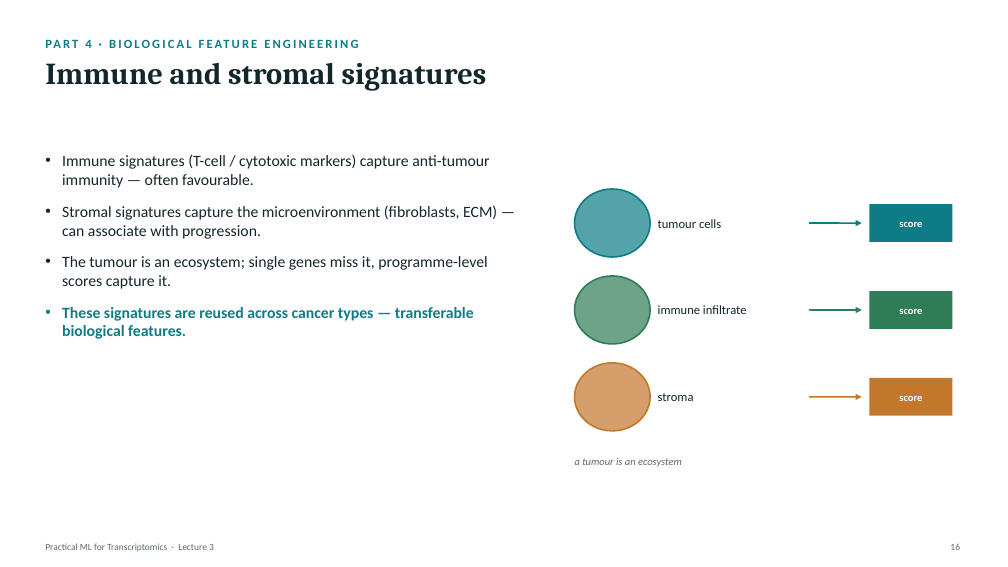
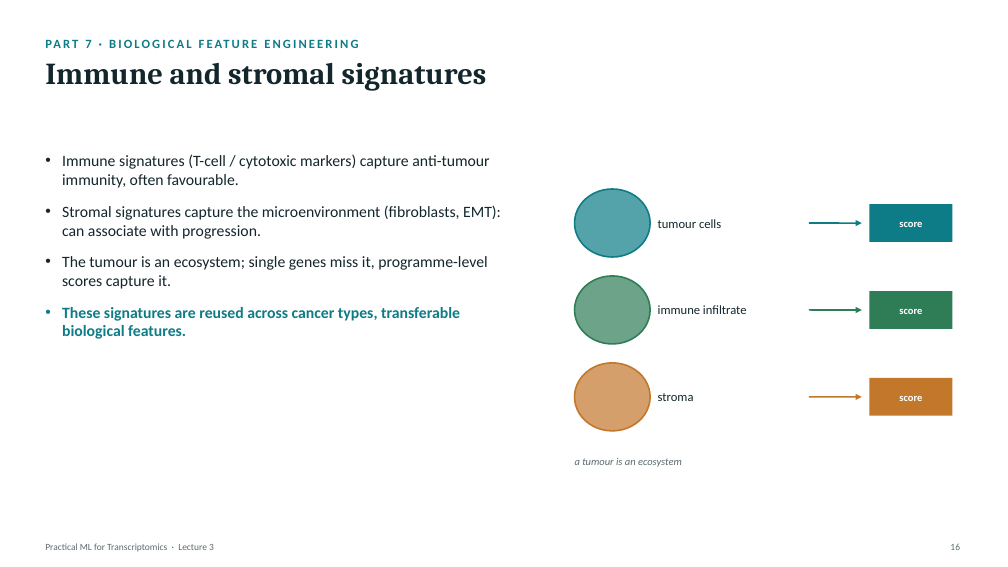
Before and after one commit to zhanyinx/ml26, a slide deck: slide 17 of lessons/lesson03_feature_engineering/theory/slides/Lecture3 - Feature Engineering and Biological Representation.pptx (slide 16 before the commit). Drawn at 1008x567 pixels with LibreOffice and Linux fonts; fonts in the diff are those of the drawing. Boxes give left, top, right and bottom in pixels: in the first picture for what was removed or moved away, otherwise in the second. Text is boxed around its words. In the diff, an @@ line names an element or a change of style, - is before the commit and + after.

```diff
--- a/lessons/lesson03_feature_engineering/theory/slides/Lecture3 - Feature Engineering and Biological Representation.pptx
+++ b/lessons/lesson03_feature_engineering/theory/slides/Lecture3 - Feature Engineering and Biological Representation.pptx
@@ text at (x1=62, y1=39, x2=125, y2=339): text changed @@
-PART 4 · BIOLOGICAL FEATURE ENGINEERING
+PART 7 · BIOLOGICAL FEATURE ENGINEERING
@@ text at (x1=62, y1=154, x2=501, y2=239): text changed @@
-• Immune signatures (T-cell / cytotoxic markers) capture anti-tumour immunity — often favourable.
-• Stromal signatures capture the microenvironment (fibroblasts, ECM) — can associate with progression.
+• Immune signatures (T-cell / cytotoxic markers) capture anti-tumour immunity, often favourable.
+• Stromal signatures capture the microenvironment (fibroblasts, EMT): can associate with progression.
@@ text at (x1=62, y1=307, x2=460, y2=336): text changed @@
-• These signatures are reused across cancer types — transferable biological features.
+• These signatures are reused across cancer types, transferable biological features.
```
Also in this commit, not shown: 20 other slides changed, 2 slides added, 7 slides removed.
